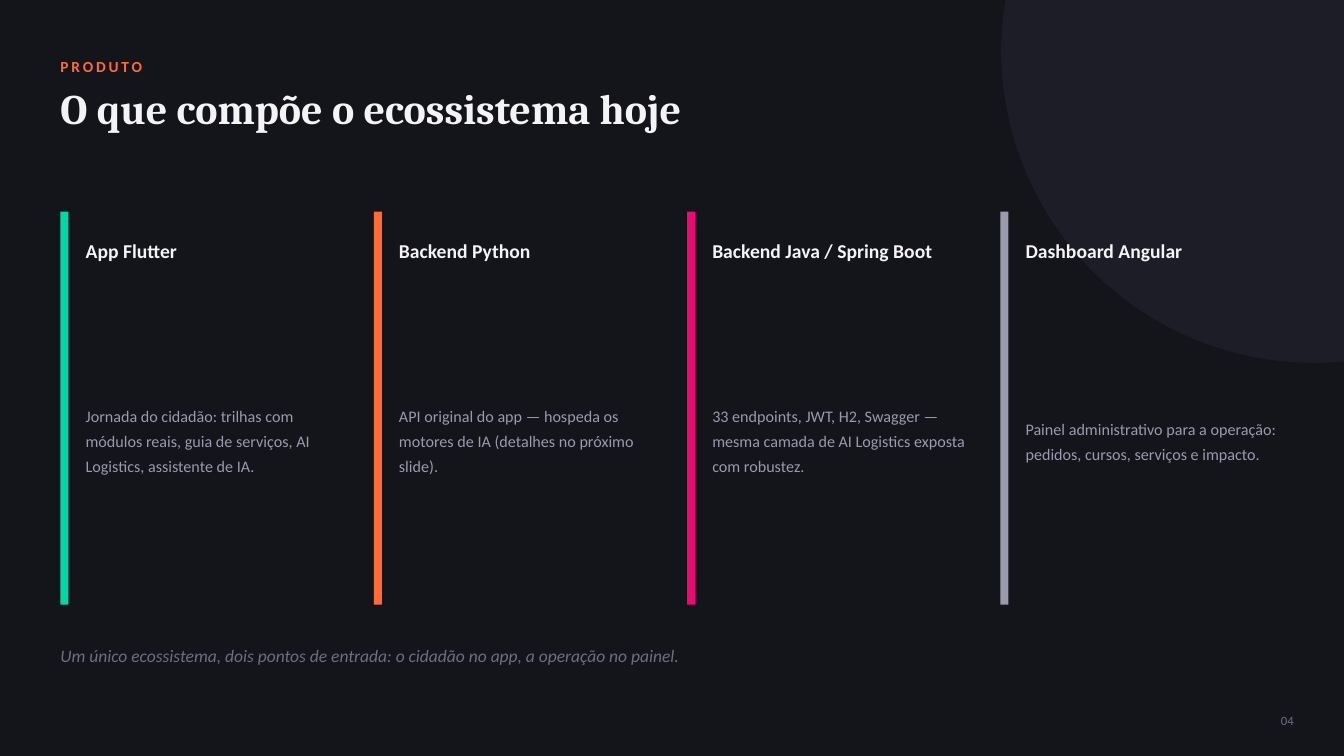
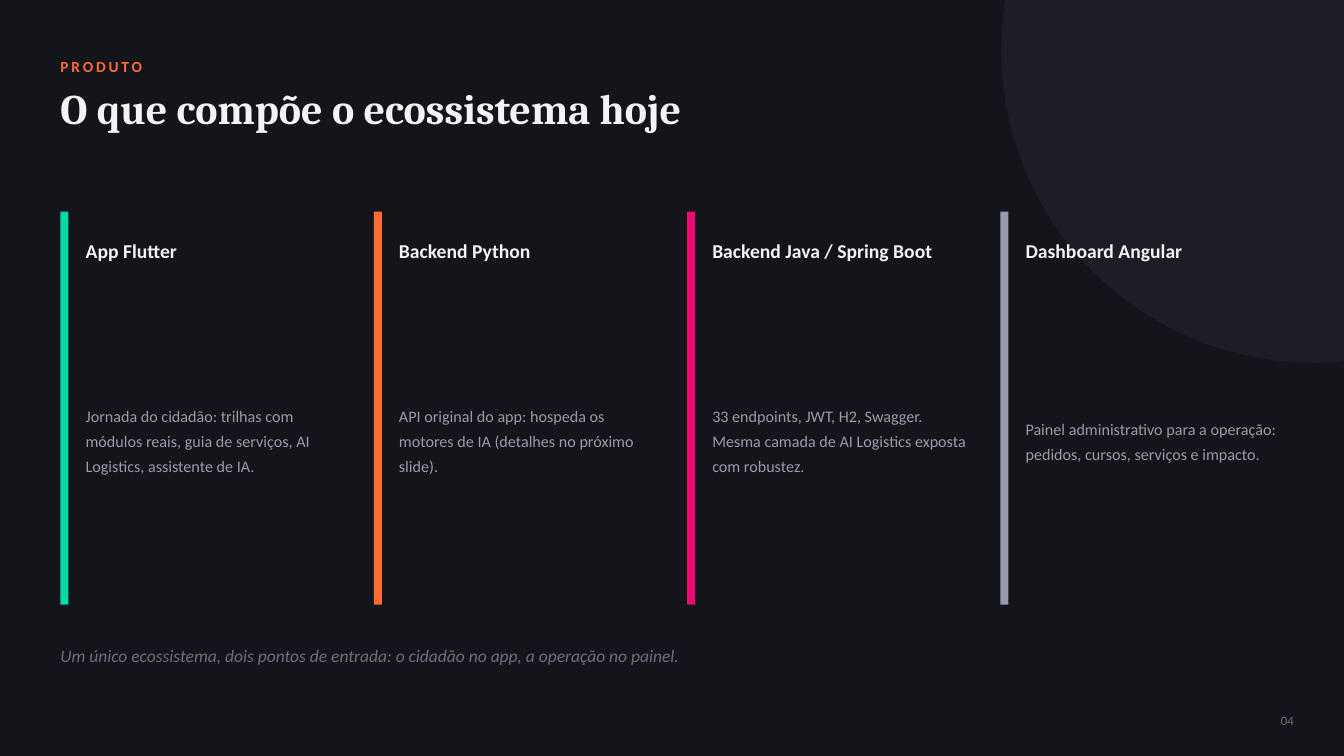
Before and after one commit to DevRafonalde/digital360_flutter, a slide deck: slide 4 of docs/atividade4/SLIDES_ATIVIDADE4.pptx. Drawn at 1344x756 pixels with LibreOffice and Linux fonts; fonts in the diff are those of the drawing. Boxes give left, top, right and bottom in pixels: in the first picture for what was removed or moved away, otherwise in the second. Text is boxed around its words. In the diff, an @@ line names an element or a change of style, - is before the commit and + after.

```diff
--- a/docs/atividade4/SLIDES_ATIVIDADE4.pptx
+++ b/docs/atividade4/SLIDES_ATIVIDADE4.pptx
@@ text at [399, 411, 634, 474]: text changed @@
-API original do app — hospeda os motores de IA (detalhes no próximo slide).
+API original do app: hospeda os motores de IA (detalhes no próximo slide).
@@ text at [712, 411, 966, 472]: text changed @@
-33 endpoints, JWT, H2, Swagger — mesma camada de AI Logistics exposta com robustez.
+33 endpoints, JWT, H2, Swagger. Mesma camada de AI Logistics exposta com robustez.
```
Also in this commit, not shown: 7 other slides changed, 2 other files.
